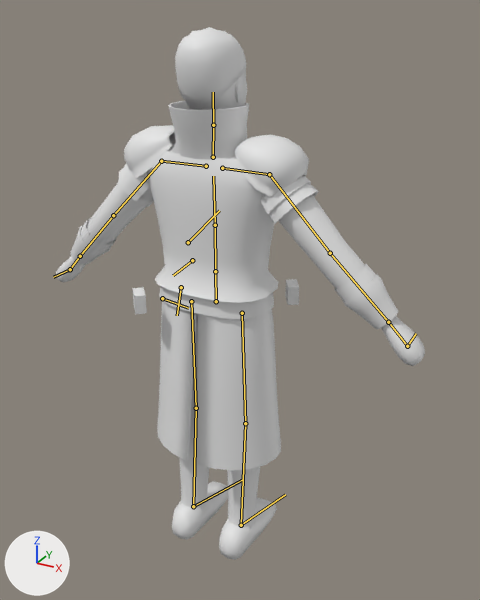
The glTF model models/characters/lieutenant.glb: old version first, new version second.
Camera for both pictures: a 50 mm camera at (1.039, -1.728, 1.862) aimed at (0.042, 0.085, 0.955). Lighting does not change. The marker at lower left points along +X, +Y and +Z. The picture after the commit comes second. The bones that bend it are drawn over the model as lines.

The first picture shows 'Body', 'Coat', 'Trim'.
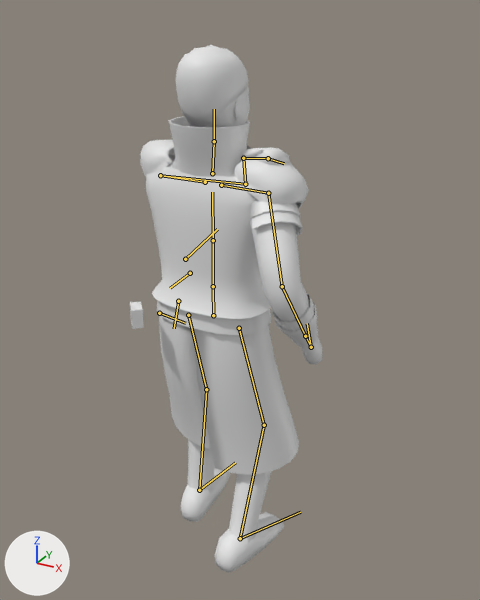
The newer file adds an action. The first version stands in its rest pose; the second is drawn at frame 14 of the action 'hostage_grabbed'.

Pixel boxes (x1, y1, x2, y2) of what changed, in the pictures (480 x 600 px):
'Body', posed (48% narrower): before (56, 27, 425, 560); after (130, 45, 322, 573)
'Coat', posed (47% narrower): before (80, 144, 373, 470); after (159, 154, 314, 475)
'Trim', posed (51% narrower, 7% taller): before (80, 101, 376, 301); after (169, 116, 314, 331)
bone 'Hips', root to tip: before (216, 301) to (215, 273); after (213, 315) to (213, 288)
bone 'Neck', root to tip: before (213, 157) to (213, 125); after (212, 173) to (214, 141)
bone 'Head', root to tip: before (213, 125) to (213, 92); after (214, 141) to (214, 109)
bone 'UpperArm_L', root to tip: before (161, 161) to (113, 215); after (160, 175) to (245, 184)
bone 'LowerArm_L', root to tip: before (113, 215) to (80, 256); after (245, 184) to (243, 158)
bone 'Hand_L', root to tip: before (80, 256) to (70, 269); after (243, 158) to (268, 158)
bone 'UpperArm_R', root to tip: before (269, 174) to (330, 253); after (268, 193) to (282, 286)
bone 'LowerArm_R', root to tip: before (330, 253) to (388, 322); after (282, 286) to (305, 336)
bone 'Hand_R', root to tip: before (388, 322) to (407, 346); after (305, 336) to (311, 347)
bone 'UpperLeg_L', root to tip: before (191, 301) to (196, 408); after (188, 315) to (206, 389)
bone 'LowerLeg_L', root to tip: before (196, 408) to (193, 506); after (206, 389) to (199, 490)
bone 'Foot_L', root to tip: before (193, 506) to (243, 479); after (199, 490) to (235, 462)
bone 'UpperLeg_R', root to tip: before (242, 313) to (245, 423); after (239, 328) to (264, 425)
bone 'LowerLeg_R', root to tip: before (245, 423) to (241, 525); after (264, 425) to (240, 538)
bone 'Foot_R', root to tip: before (241, 525) to (285, 494); after (240, 538) to (300, 512)

The edits, one by one:
Bone 'Hips' (bone_hips) moves from (0.0, 0.0, 0.0) to (0.0, -0.044, -0.02).
Bone 'Neck' (bone_neck) turns from (0, 0, 0) to (1, -1, 0) degrees about its own x, y and z.
Bone 'Head' (bone_head) turns from (0, 0, 0) to (-1, -5, 0) degrees about its own x, y and z.
Bone 'UpperArm_L' (bone_upperarm_l) turns from (0, 0, 0) to (127, 25, 28) degrees about its own x, y and z.
Bone 'LowerArm_L' (bone_lowerarm_l) turns from (0, 0, 0) to (108, 0, 0) degrees about its own x, y and z.
Bone 'Hand_L' (bone_hand_l) turns from (0, 0, 0) to (-54, -8, -11) degrees about its own x, y and z.
Bone 'UpperArm_R' (bone_upperarm_r) turns from (0, 0, 0) to (-31, -19, 26) degrees about its own x, y and z.
Bone 'LowerArm_R' (bone_lowerarm_r) turns from (0, 0, 0) to (64, 0, 0) degrees about its own x, y and z.
Bone 'Hand_R' (bone_hand_r) turns from (0, 0, 0) to (8, -4, 0) degrees about its own x, y and z.
Bone 'UpperLeg_L' (bone_upperleg_l) turns from (0, 0, 0) to (22, -11, 0) degrees about its own x, y and z.
Bone 'LowerLeg_L' (bone_lowerleg_l) turns from (0, 0, 0) to (-27, 0, 0) degrees about its own x, y and z.
Bone 'Foot_L' (bone_foot_l) turns from (0, 0, 0) to (6, 1, -3) degrees about its own x, y and z.
Bone 'UpperLeg_R' (bone_upperleg_r) turns from (0, 0, 0) to (12, 11, -4) degrees about its own x, y and z.
Bone 'LowerLeg_R' (bone_lowerleg_r) turns from (0, 0, 0) to (-30, 0, 0) degrees about its own x, y and z.
Bone 'Foot_R' (bone_foot_r) turns from (0, 0, 0) to (17, 2, 3) degrees about its own x, y and z.
